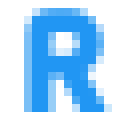
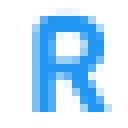
Layered file, before and after one edit (128 x 128). Changes by layer:
painted on "R" over [24, 8, 112, 112]
